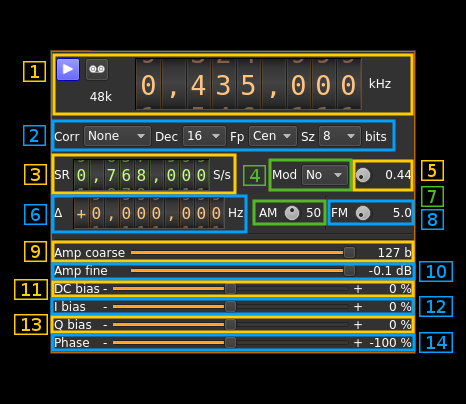
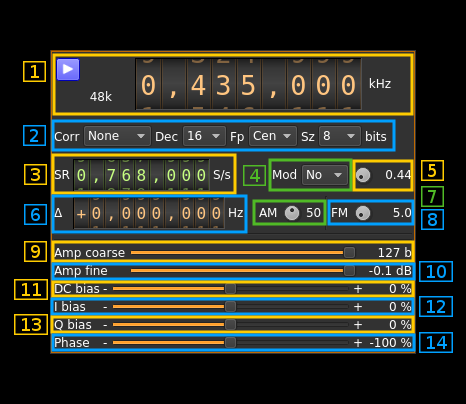
Layers edited between the first and the second (466, 404) image:
added layer "Patch_01" above "2018-02-11-135130_370x353_scrot.png" over (85, 58, 109, 81)
